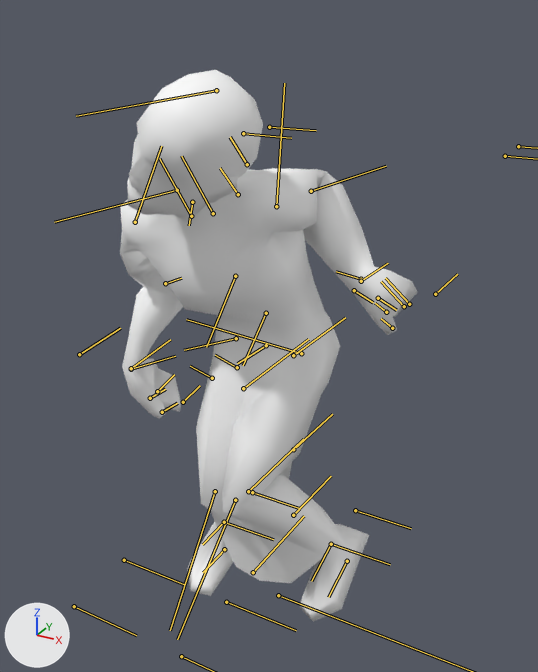
Before and after pictures for a commit that changed the FBX model Contents/mods/The Last of Us Infected/media/anims_X/Zombie/clickerWalk1.fbx.
Camera for both pictures: a camera (50 mm lens) standing at (48.6, -92.1, 89.9) and looking at (0.2, -4.0, 45.8). Every picture has the same lights, and +X, +Y and +Z are marked at lower left. Both versions are drawn at frame 40 of the action 'clickerWalk1'; the numbers are the values there. The bones that bend it are drawn over the model as lines.

Objects in the first picture: 'Body'.
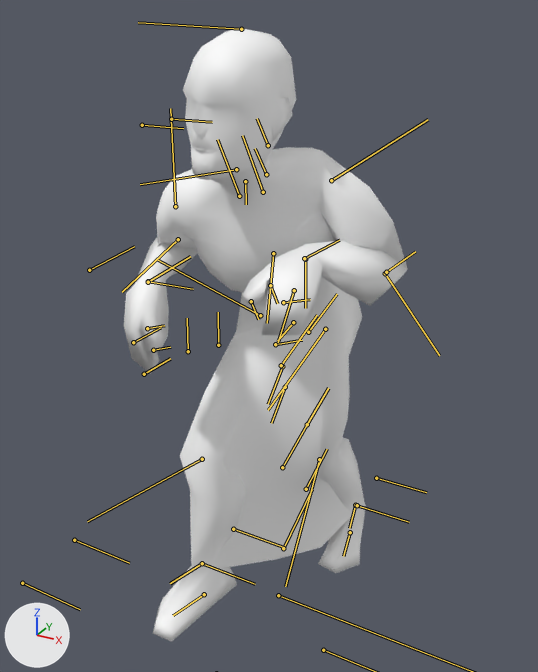
Boxes [x1, y1, x2, y2] around the edits, measured in the pictures (538 x 672 px):
'Body', posed (11% taller): before [120, 70, 417, 622]; after [124, 28, 408, 641]
bone 'Bip01_Pelvis', root to tip: before (266, 345) to (237, 363); after (293, 322) to (277, 341)
bone 'Bip01_Spine', root to tip: before (266, 313) to (243, 365); after (294, 290) to (278, 342)
bone 'Bip01_L_Thigh', root to tip: before (301, 353) to (186, 319); after (325, 329) to (268, 410)
bone 'Bip01_L_Calf', root to tip: before (235, 500) to (177, 639); after (319, 459) to (285, 586)
bone 'Bip01_L_Foot', root to tip: before (331, 544) to (311, 581); after (355, 505) to (349, 528)
bone 'Bip01_Spine1', root to tip: before (235, 276) to (206, 347); after (273, 253) to (267, 323)
bone 'Bip01_Head', root to tip: before (177, 190) to (54, 222); after (236, 169) to (140, 184)
bone 'Bip01_L_UpperArm', root to tip: before (276, 206) to (284, 83); after (331, 180) to (428, 119)
bone 'Bip01_L_Forearm', root to tip: before (311, 191) to (386, 166); after (385, 273) to (439, 355)
bone 'Bip01_R_UpperArm', root to tip: before (135, 222) to (161, 146); after (175, 206) to (170, 108)
bone 'Bip01_R_Forearm', root to tip: before (165, 283) to (181, 278); after (178, 239) to (122, 292)
bone 'Bip01_R_Thigh', root to tip: before (236, 338) to (184, 350); after (260, 315) to (157, 259)
bone 'Bip01_R_Calf', root to tip: before (215, 491) to (170, 630); after (202, 459) to (87, 521)
bone 'Bip01_R_Foot', root to tip: before (224, 522) to (202, 544); after (202, 563) to (170, 583)

The edits, one by one:
Bone 'Bip01_Pelvis' (bone_bip01_pelvis) moves from (0.5, 5.6, 0.0) to (2.5, 0.0, 1.7).
Bone 'Bip01_Pelvis' (bone_bip01_pelvis) turns from (-4, 0, 0) to (9, 0, 0) degrees about its own x, y and z.
Bone 'Bip01_Spine' (bone_bip01_spine) turns from (1, 0, 47) to (-2, 4, 47) degrees about its own x, y and z.
Bone 'Bip01_L_Thigh' (bone_bip01_l_thigh) moves from (-1.4, 3.4, -1.1) to (-2.1, 4.0, -0.8).
Bone 'Bip01_L_Thigh' (bone_bip01_l_thigh) turns from (1, -1, 79) to (-16, 2, 48) degrees about its own x, y and z.
Bone 'Bip01_L_Calf' (bone_bip01_l_calf) turns from (-16, 20, -75) to (-2, 12, -29) degrees about its own x, y and z.
Bone 'Bip01_L_Foot' (bone_bip01_l_foot) turns from (12, -11, 1) to (3, -17, 24) degrees about its own x, y and z.
Bone 'Bip01_Spine1' (bone_bip01_spine1) turns from (12, 5, -7) to (16, 3, -6) degrees about its own x, y and z.
Bone 'Bip01_Head' (bone_bip01_head) turns from (-38, -44, -11) to (-26, -14, -41) degrees about its own x, y and z.
Bone 'Bip01_L_UpperArm' (bone_bip01_l_upperarm) turns from (99, 48, 85) to (9, 41, -61) degrees about its own x, y and z.
Bone 'Bip01_L_Forearm' (bone_bip01_l_forearm) turns from (45, -39, -96) to (62, -30, -126) degrees about its own x, y and z.
Bone 'Bip01_R_UpperArm' (bone_bip01_r_upperarm) turns from (15, -69, -23) to (-28, -59, 20) degrees about its own x, y and z.
Bone 'Bip01_R_Forearm' (bone_bip01_r_forearm) turns from (-12, 21, -44) to (-45, 17, -126) degrees about its own x, y and z.
Bone 'Bip01_R_Thigh' (bone_bip01_r_thigh) moves from (-2.2, 3.7, 0.9) to (-1.5, 3.1, 1.2).
Bone 'Bip01_R_Thigh' (bone_bip01_r_thigh) turns from (-8, -8, 70) to (23, -23, 82) degrees about its own x, y and z.
Bone 'Bip01_R_Calf' (bone_bip01_r_calf) turns from (4, -7, -54) to (1, -5, -30) degrees about its own x, y and z.
Bone 'Bip01_R_Foot' (bone_bip01_r_foot) turns from (4, 9, 24) to (-10, -3, -9) degrees about its own x, y and z.
